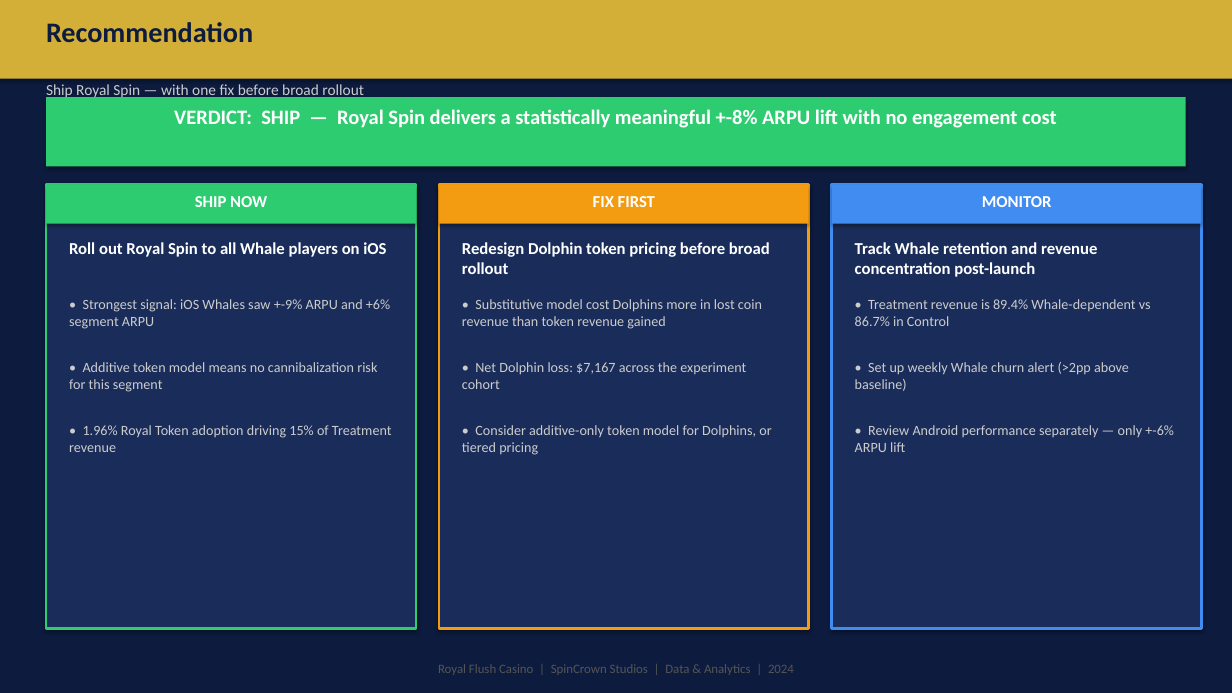
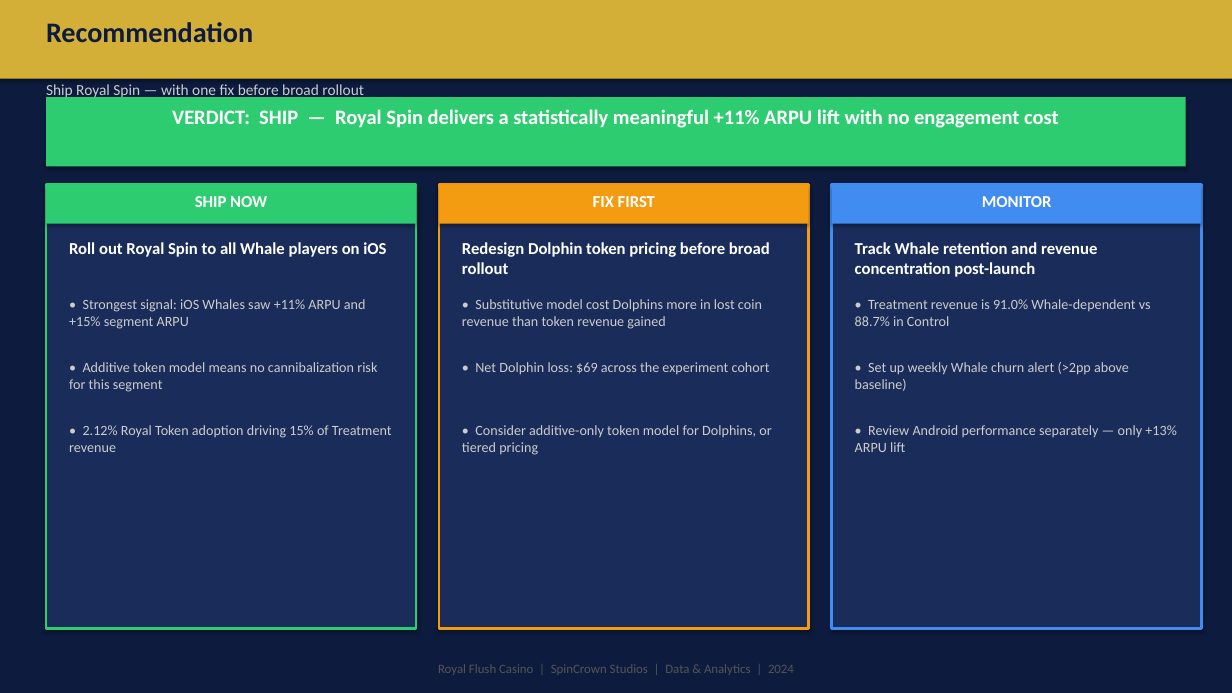
Before and after one commit to DannyEzersky/royal-flush-casino, a slide deck: slide 9 of exports/royal_spin_ab_test.pptx. Drawn at 1232x693 pixels with LibreOffice and Linux fonts; fonts in the diff are those of the drawing. Boxes give left, top, right and bottom in pixels: in the first picture for what was removed or moved away, otherwise in the second. Text is boxed around its words. In the diff, an @@ line names an element or a change of style, - is before the commit and + after.

```diff
--- a/exports/royal_spin_ab_test.pptx
+++ b/exports/royal_spin_ab_test.pptx
@@ text at (x1=172, y1=109, x2=1059, y2=128): text changed @@
-VERDICT: SHIP — Royal Spin delivers a statistically meaningful +-8% ARPU lift with no engagement cost
+VERDICT: SHIP — Royal Spin delivers a statistically meaningful +11% ARPU lift with no engagement cost
@@ text at (x1=69, y1=299, x2=366, y2=329): text changed @@
-• Strongest signal: iOS Whales saw +-9% ARPU and +6% segment ARPU
+• Strongest signal: iOS Whales saw +11% ARPU and +15% segment ARPU
@@ text at (x1=855, y1=299, x2=1151, y2=326): text changed @@
-• Treatment revenue is 89.4% Whale-dependent vs 86.7% in Control
+• Treatment revenue is 91.0% Whale-dependent vs 88.7% in Control
@@ text at (x1=475, y1=362, x2=770, y2=375): text changed @@
-• Net Dolphin loss: $7,167 across the experiment cohort
+• Net Dolphin loss: $69 across the experiment cohort
@@ text at (x1=69, y1=425, x2=392, y2=452): text changed @@
-• 1.96% Royal Token adoption driving 15% of Treatment revenue
+• 2.12% Royal Token adoption driving 15% of Treatment revenue
@@ text at (x1=855, y1=425, x2=1176, y2=452): text changed @@
-• Review Android performance separately — only +-6% ARPU lift
+• Review Android performance separately — only +13% ARPU lift
```
Also in this commit, not shown: 7 other slides changed, 5 other files.
